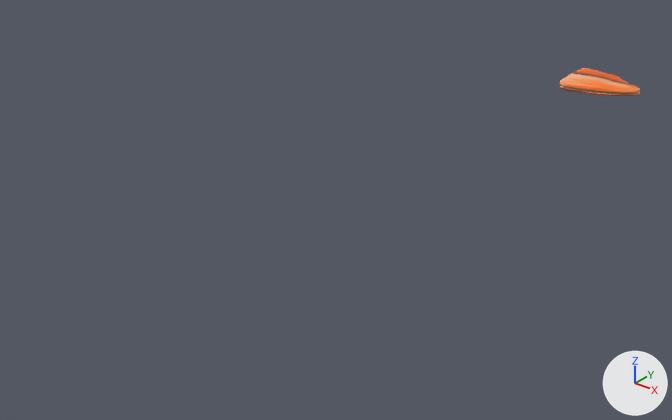
What one commit did to the FBX model Assets/_Models/Kitchen_Products/ekmek_yarim_basilmis.fbx.
Before and after are seen from a camera (50 mm lens) standing at (7.84, -5.4, 5.92) and looking at (-0.51, 5.04, -0.55). Arrows for +X, +Y and +Z are at lower right; the lights stay in place. The picture after the commit comes second.

The older version as bpy lines, for what is in view:
```python
me_sphere_020 = bpy.data.meshes.new('Sphere.020')
me_sphere_020.from_pydata(...)  # 137 vertices, 130 faces; spans x 0.0..1.453, y 11.71..12.891, z 0.165..0.307
me_sphere_020.materials.append(mat_yarimekmek)  # picture img_ekmektexturev2_png
me_sphere_021 = bpy.data.meshes.new('Sphere.021')
me_sphere_021.from_pydata(...)  # 137 vertices, 130 faces; spans x 0.0..1.453, y 11.708..12.893, z -0.224..-0.111
me_sphere_021.materials.append(mat_yarimekmek)  # picture img_ekmektexturev2_png
ob_sphere_006 = bpy.data.objects.new('Sphere.006', me_sphere_020)
ob_sphere_006.location = (0.0, -0.02, -0.24)
ob_sphere_007 = bpy.data.objects.new('Sphere.007', me_sphere_021)
ob_sphere_007.location = (0.0, 0.0, 0.0)
```
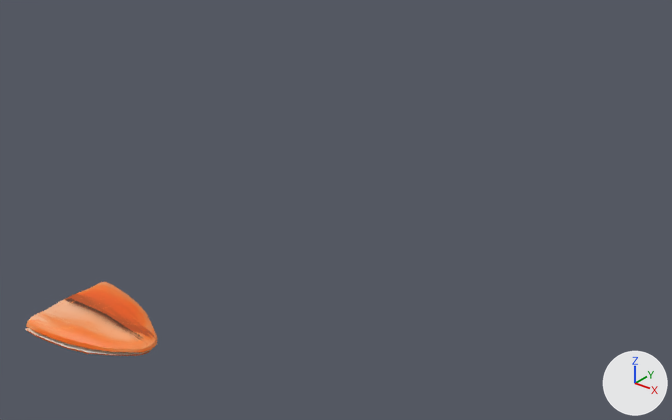
Boxes (x1, y1, x2, y2) around the edits, measured in the pictures (672 x 420 px):
'Sphere.006', moved: before (559, 68, 640, 93); after (26, 282, 157, 352)
'Sphere.007', moved: before (559, 85, 640, 96); after (25, 328, 154, 356)

Patch to the scene script:
```diff
--- a/Assets/_Models/Kitchen_Products/ekmek_yarim_basilmis.fbx.py
+++ b/Assets/_Models/Kitchen_Products/ekmek_yarim_basilmis.fbx.py
@@ me_sphere_021 @@
 # used by ob_sphere_007; location = (0.0, 0.0, 0.0)
-me_sphere_021.from_pydata(...)  # 137 vertices, 130 faces; spans x 0.0..1.453, y 11.708..12.893, z -0.224..-0.111
+me_sphere_021.from_pydata(...)  # 137 vertices, 130 faces; spans x -0.545..0.908, y -0.591..0.593, z -0.041..0.073
+# me_sphere_021 part 2: the whole mesh is moved by (-0.545, -12.299, 0.184)
 me_sphere_021.materials.append(mat_yarimekmek)
@@ me_sphere_020 @@
 # used by ob_sphere_006; location = (0.0, -0.02, -0.24)
-me_sphere_020.from_pydata(...)  # 137 vertices, 130 faces; spans x 0.0..1.453, y 11.71..12.891, z 0.165..0.307
+me_sphere_020.from_pydata(...)  # 137 vertices, 130 faces; spans x -0.515..0.938, y -0.589..0.592, z -0.088..0.053
+# me_sphere_020 part 1: the whole mesh is moved by (-0.515, -12.299, -0.254)
 me_sphere_020.materials.append(mat_yarimekmek)
@@ ob_sphere_006 @@
 ob_sphere_006 = bpy.data.objects.new('Sphere.006', me_sphere_020)
-ob_sphere_006.location = (0.0, -0.02, -0.24)
+ob_sphere_006.location = (0.0, 0.0, 0.19)
```
